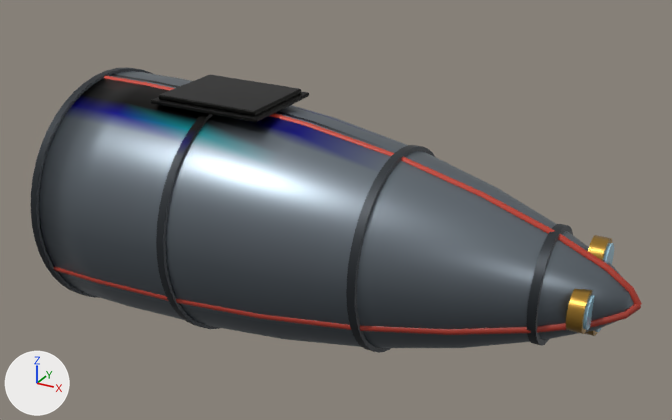
Renders of the glTF model public/yw9-pigeon/cone.glb from each side of a commit.
Before and after are seen from a camera (50 mm lens) standing at (2.54, -2.72, 1.46) and looking at (1.03, 0.02, 0.09). Arrows for +X, +Y and +Z are at lower left; the lights stay in place. The picture after the commit comes second. Vertices at exactly the same position are counted once.

The older version as bpy lines, for what is in view:
```python
me_anim_cut_001 = bpy.data.meshes.new('anim:cut.001')
me_anim_cut_001.from_pydata(...)  # 780 vertices, 1556 faces; spans x -1.07..1.07, y -0.45..0.45, z -0.47..0.47
me_anim_cut_001.materials.append(mat_metal__7d8790)
me_anim_cut_edge365 = bpy.data.meshes.new('anim:cut.edge365')
me_anim_cut_edge365.from_pydata(...)  # 80 vertices, 156 faces; spans x -1.07..1.07, y -0.03..0.03, z -0.24..0.24
me_anim_cut_edge365.materials.append(mat_paint__c8402e)
me_anim_hatch_001 = bpy.data.meshes.new('anim:hatch.001')
me_anim_hatch_001.from_pydata(...)  # 56 vertices, 108 faces; spans x -0.21..0.21, y -0.16..0.16, z -0.01..0.01
me_anim_hatch_001.materials.append(mat_metal__7d8790)
me_anim_shell_001 = bpy.data.meshes.new('anim:shell.001')
me_anim_shell_001.from_pydata(...)  # 913 vertices, 1824 faces; spans x -1.07..1.07, y -0.47..0.47, z -0.47..0.47
me_anim_shell_001.materials.append(mat_metal__7d8790)
me_stringer0 = bpy.data.meshes.new('stringer0')
me_stringer0.from_pydata(...)  # 792 vertices, 1516 faces; spans x 0.0..2.02, y -0.43..0.43, z -0.45..0.46
me_stringer0.materials.append(mat_metal__3d4247)
ob_anim_cut = bpy.data.objects.new('anim-cut', me_anim_cut_001)
ob_anim_cut.location = (1.065, 0.022, 0.0)
ob_anim_cut_edge365 = bpy.data.objects.new('anim-cut-edge365', me_anim_cut_edge365)
ob_anim_cut_edge365.location = (1.071, -0.02, 0.234)
ob_anim_hatch = bpy.data.objects.new('anim-hatch', me_anim_hatch_001)
ob_anim_hatch.location = (0.6, 0.0, 0.47)
ob_anim_shell = bpy.data.objects.new('anim-shell', me_anim_shell_001)
ob_anim_shell.location = (1.065, 0.0, 0.0)
ob_cone_metal_3 = bpy.data.objects.new('cone.metal.3', me_stringer0)
ob_cone_metal_3.location = (0.0, 0.0, 0.0)
# also in view: 'anim-cut-edge115' at (1.07, -0.21, -0.1); 'anim-shell-ring60' at (0.6, 0.0, 0.0); 'cone.brass.0' at (1.06, -0.05, 0.0); 'anim-shell-ring185' at (1.85, 0.0, 0.0); 'anim-shell-ring2' at (0.02, 0.0, 0.0)
```
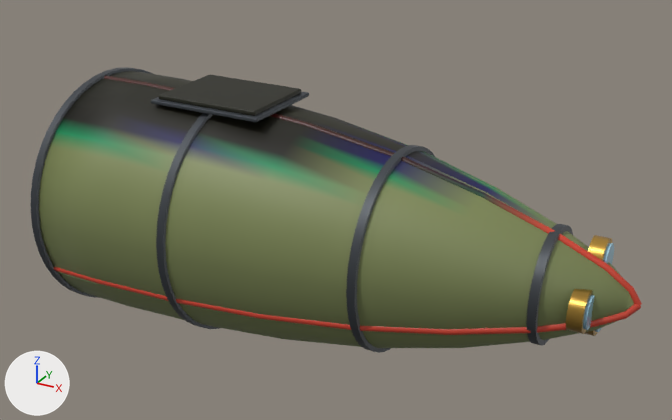
Changed parts and their boxes [x1, y1, x2, y2] in the pictures (672 x 420 px):
part 1 of me_anim_shell_001, recoloured: [39, 71, 634, 348] in both
part 2 of me_anim_shell_001, recoloured: [39, 131, 628, 295] in both
part 3 of me_anim_cut_001, recoloured: [57, 177, 616, 348] in both
part 4 of me_anim_cut_001, recoloured: [485, 187, 620, 275] in both
part 5 of me_anim_cut_001, recoloured: [110, 71, 493, 192] in both
part 6 of me_anim_cut_edge365, recoloured: [104, 75, 480, 194] in both
part 7 of me_anim_cut_edge365, recoloured: [605, 265, 642, 306] in both
part 8 of me_anim_cut_edge365, recoloured: [406, 160, 555, 232] in both
part 9 of me_anim_cut_edge365, recoloured: [489, 198, 630, 285] in both

Edits to the bpy script that builds the scene:
```text
Add mat_paint__7f8a57:
    mat_paint__7f8a57 = bpy.data.materials.new('paint|#7f8a57')
    # nodes: BsdfPrincipled, Mix, OutputMaterial, VertexColor
    # colours: green #7f8a57, mixed with the vertex colours
Change me_anim_shell_001:
    where me_anim_shell_001.from_pydata(...)  # 913 vertices, 1824 faces; spans x -1.07..1.07, y -0.47..0.47, z -0.47..0.47
    used by ob_anim_shell; location = (1.065, 0.0, 0.0)
    remove me_anim_shell_001.materials.append(mat_metal__7d8790)
    me_anim_shell_001 part 1: 1369 faces centred in x -1.07..1.05, y -0.47..0.47, z -0.47..0.47 are repainted in the vertex colours; the middle colour goes from light grey #dddddd to light grey #e0dfdf
    me_anim_shell_001 part 2: 455 faces centred in x -1.07..1.01, y -0.46..0.46, z 0.07..0.35 are repainted in the vertex colours; the middle colour goes from white #f1f1f0 to white #f4f3f2
    add me_anim_shell_001.materials.append(mat_paint__7f8a57)
Change me_anim_cut_001:
    where me_anim_cut_001.from_pydata(...)  # 780 vertices, 1556 faces; spans x -1.07..1.07, y -0.45..0.45, z -0.47..0.47
    used by ob_anim_cut; location = (1.065, 0.022, 0.0)
    remove me_anim_cut_001.materials.append(mat_metal__7d8790)
    me_anim_cut_001 part 3: 1023 faces centred in x -1.07..1.05, y -0.44..0.45, z -0.47..0.28 are repainted in the vertex colours; the middle colour goes from light grey #d5d6d6 to light grey #e4e3e1
    me_anim_cut_001 part 4: 343 faces centred in x -1.07..1.04, y -0.04..0.45, z 0.01..0.27 are repainted in the vertex colours; the middle colour goes from light grey #e2e2e3 to white #f0efee
    me_anim_cut_001 part 5: 190 faces centred in x -1.07..0.43, y -0.06..0.35, z 0.27..0.47 are repainted in the vertex colours; the middle colour goes from white #f5f6f6 to dark grey #4b443e
    add me_anim_cut_001.materials.append(mat_paint__7f8a57)
Change me_anim_cut_edge365:
    where me_anim_cut_edge365.from_pydata(...)  # 80 vertices, 156 faces; spans x -1.07..1.07, y -0.03..0.03, z -0.24..0.24
    used by ob_anim_cut_edge365; location = (1.071, -0.02, 0.234)
    me_anim_cut_edge365 part 6: 78 faces centred in x -1.07..0.33, y -0.03..0.0, z 0.08..0.24 are repainted in the vertex colours; the middle colour goes from white #fbfbfb to brown #514a42
    me_anim_cut_edge365 part 7: 37 faces centred in x 0.97..1.07, y 0.0..0.03, z -0.24..-0.14 are repainted in the vertex colours; the middle colour goes from light grey #dedede to white #e9e8e7
    me_anim_cut_edge365 part 8: 15 faces centred in x 0.43..0.7, y -0.02..0.01, z -0.01..0.08 are repainted in the vertex colours; the middle colour goes from white #f3f3f3 to cyan #20fdfc
    me_anim_cut_edge365 part 9: 26 faces centred in x 0.61..0.98, y -0.01..0.02, z -0.14..0.0 are repainted in the vertex colours; the middle colour goes from white #ececec to white #f8f7f5
Change me_anim_hatch_001:
    where me_anim_hatch_001.from_pydata(...)  # 56 vertices, 108 faces; spans x -0.21..0.21, y -0.16..0.16, z -0.01..0.01
    remove me_anim_hatch_001.materials.append(mat_metal__7d8790)
    add me_anim_hatch_001.materials.append(mat_paint__7f8a57)
```
